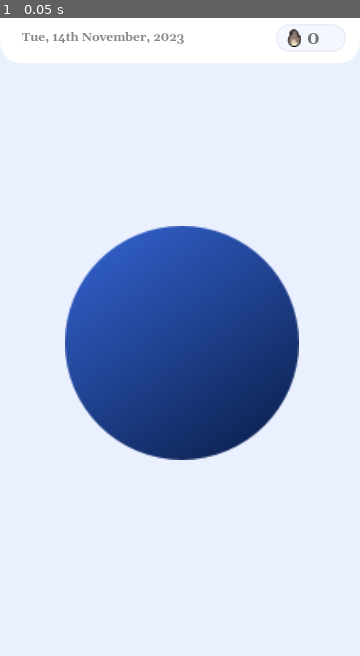
Above: before the commit, frame 1.
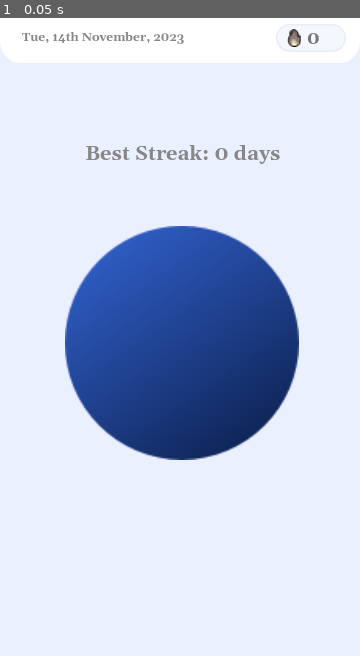
Above: after the commit, the same moment.

Repository: A1265V/Challengo
Game: Godot game, scene res://Scenes/main.tscn
The game is run twice, just before and just after one commit, with the same random seed, the same clock (stepped at 60 frames per second) and the same inputs.
Inputs:
- Up to frame 1 (0.05 s): no input

The runs differ from the first frame. In frame 1, 0.5% of the frame differs, in the area x 23-78%, y 19-23%.

Commit message:
Fixed Bootsplash and icon and added streak resetting

Diff:
--- a/Scenes/main.tscn
+++ b/Scenes/main.tscn
@@ -71,6 +71,18 @@
 theme_override_font_sizes/font_size = 18
 text = "0"
 
+[node name="Best" type="Label" parent="Main/Topbar/Streak" unique_id=1791625803]
+layout_mode = 0
+offset_left = 85.0
+offset_top = 125.0
+offset_right = 281.0
+offset_bottom = 151.0
+theme_override_colors/font_color = Color(0.52906674, 0.5290667, 0.5290667, 1)
+theme_override_fonts/font = ExtResource("3_8gbba")
+theme_override_font_sizes/font_size = 20
+text = "Best Streak: 0 days"
+horizontal_alignment = 1
+
 [node name="Button" type="TouchScreenButton" parent="Main" unique_id=514128492]
 position = Vector2(65.00001, 209.99998)
 scale = Vector2(1.58, 1.58)
--- a/Scripts/main.gd
+++ b/Scripts/main.gd
@@ -4,6 +4,7 @@
 @onready var streak_bg: Sprite2D = $Main/Topbar/Streak/StreakBG
 @onready var flame: Sprite2D = $Main/Topbar/Streak/Flame
 @onready var streak_lbl: Label = $Main/Topbar/Streak/Streak
+@onready var best: Label = $Main/Topbar/Streak/Best
 @onready var button: TouchScreenButton = $Main/Button
 
 const inactive_fire := preload("res://Assets/flamegreyedout.svg")
@@ -13,23 +14,23 @@
 const SAVE_PATH = "user://savegame.data"
 
 var data := {
-	"streak" : 0,
-	"best" : 0,
-	"last_claim_day" : -1
+	"streak": 0,
+	"best": 0,
+	"last_claim_unix": -1
 }
 
 func _ready() -> void:
-	# ALWAYS load first, then update visuals
 	load_data()
 	update_date_display()
+	check_streak_reset()
 	check_button_status()
 	update_streak_visuals()
 
-func update_date_display():
+func update_date_display() -> void:
 	var date = Time.get_date_dict_from_system()
 	var DAY_NAMES = ["Sun", "Mon", "Tue", "Wed", "Thur", "Fri", "Sat"]
-	var MONTH_NAMES = ["","January", "February", "March", "April", "May", "June", "July", "August", "September", "October", "November", "December"]
-
+	var MONTH_NAMES = ["", "January", "February", "March", "April", "May", "June",
+		"July", "August", "September", "October", "November", "December"]
 	var suffix = get_ordinal_suffix(date.day)
 	datelbl.text = "%s, %d%s %s, %d" % [DAY_NAMES[date.weekday], date.day, suffix, MONTH_NAMES[date.month], date.year]
 
@@ -41,31 +42,64 @@
 		3: return "rd"
 		_: return "th"
 
-func check_button_status():
-	var current_day = Time.get_date_dict_from_system().day
-	if data.last_claim_day == current_day:
-		button.hide()
-	else:
-		button.show()
+func get_day_start_unix(unix: int) -> int:
+	# Returns the unix timestamp of midnight (00:00:00) for the day of the given unix time
+	var date = Time.get_datetime_dict_from_unix_time(unix)
+	date.hour = 0
+	date.minute = 0
+	date.second = 0
+	return Time.get_unix_time_from_datetime_dict(date)
+
+func check_streak_reset() -> void:
+	if data.last_claim_unix == -1:
+		return  # never claimed, nothing to reset
+
+	var now_unix = int(Time.get_unix_time_from_system())
+	var today_start = get_day_start_unix(now_unix)
+	var last_claim_day_start = get_day_start_unix(data.last_claim_unix)
+	var seconds_per_day = 86400
+
+	# If last claim was before yesterday's start, streak is broken
+	if today_start - last_claim_day_start > seconds_per_day:
+		data.streak = 0
+		save_data()
+
+func check_button_status() -> void:
+	if data.last_claim_unix == -1:
+		button.set_deferred("disabled", false)
+		return
+
+	var now_unix = int(Time.get_unix_time_from_system())
+	var today_start = get_day_start_unix(now_unix)
+	var last_claim_day_start = get_day_start_unix(data.last_claim_unix)
+
+	# Disable if already claimed today
+	if (today_start == last_claim_day_start):
+		button.set_deferred("disabled", true)
 
 func _on_button_pressed() -> void:
-	var current_day = Time.get_date_dict_from_system().day
+	var now_unix = int(Time.get_unix_time_from_system())
+	var today_start = get_day_start_unix(now_unix)
 
-	# Safety check: don't increment if they somehow click twice
-	if data.last_claim_day != current_day:
-		data.streak += 1
-		data.last_claim_day = current_day
+	# Safety: don't allow double claim on same day
+	if data.last_claim_unix != -1:
+		var last_claim_day_start = get_day_start_unix(data.last_claim_unix)
+		if today_start == last_claim_day_start:
+			return
 
-		# Check for new best
-		if data.streak > data.best:
-			data.best = data.streak
+	data.streak += 1
+	data.last_claim_unix = now_unix
 
-		save_data()
-		update_streak_visuals()
-		button.hide()
+	if data.streak > data.best:
+		data.best = data.streak
 
-func update_streak_visuals():
+	save_data()
+	update_streak_visuals()
+	button.set_deferred("disabled", true)
+
+func update_streak_visuals() -> void:
 	streak_lbl.text = str(data.streak)
+	best.text = "Best Streak: " + str(data.best) + " days"
 	if data.streak > 0:
 		streak_bg.texture = active_pill
 		flame.texture = active_fire
@@ -73,18 +107,23 @@
 		streak_bg.texture = inactive_pill
 		flame.texture = inactive_fire
 
-func save_data():
+func save_data() -> void:
 	var file = FileAccess.open(SAVE_PATH, FileAccess.WRITE)
 	if file:
 		file.store_var(data)
 		file.close()
 
-func load_data():
+func load_data() -> void:
 	if FileAccess.file_exists(SAVE_PATH):
 		var file = FileAccess.open(SAVE_PATH, FileAccess.READ)
 		if file:
-			var loaded_data = file.get_var()
-			# This merge ensures that if you add new keys later, old saves don't break
-			for key in loaded_data.keys():
-				data[key] = loaded_data[key]
+			var loaded = file.get_var()
+			for key in loaded.keys():
+				data[key] = loaded[key]
 			file.close()
+	# Migrate old saves that used last_claim_day (int day number) instead of unix
+	if data.has("last_claim_day"):
+		data.erase("last_claim_day")
+		if not data.has("last_claim_unix"):
+			data["last_claim_unix"] = -1
+		save_data()
--- a/project.godot
+++ b/project.godot
@@ -16,8 +16,8 @@
 config/features=PackedStringArray("4.6", "GL Compatibility")
 run/max_fps=5
 run/low_processor_mode=true
-boot_splash/bg_color=Color(0, 0, 1, 1)
-boot_splash/image="uid://b05dn4i0qgskw"
+boot_splash/bg_color=Color(0.11764706, 0.30980393, 0.7607843, 1)
+boot_splash/image="uid://nndpsoqomlrx"
 config/icon="uid://bo8uoc4wq55g8"
 boot_splash/minimum_display_time=10
 
Binary file removed: Assets/Bootsplash.jpg
Binary file added: Assets/Bootsplash.png
Not shown, changed: Assets/Bootsplash.png.import
Binary file changed: Assets/Icon.ico
Binary file changed: Assets/Icon.png
